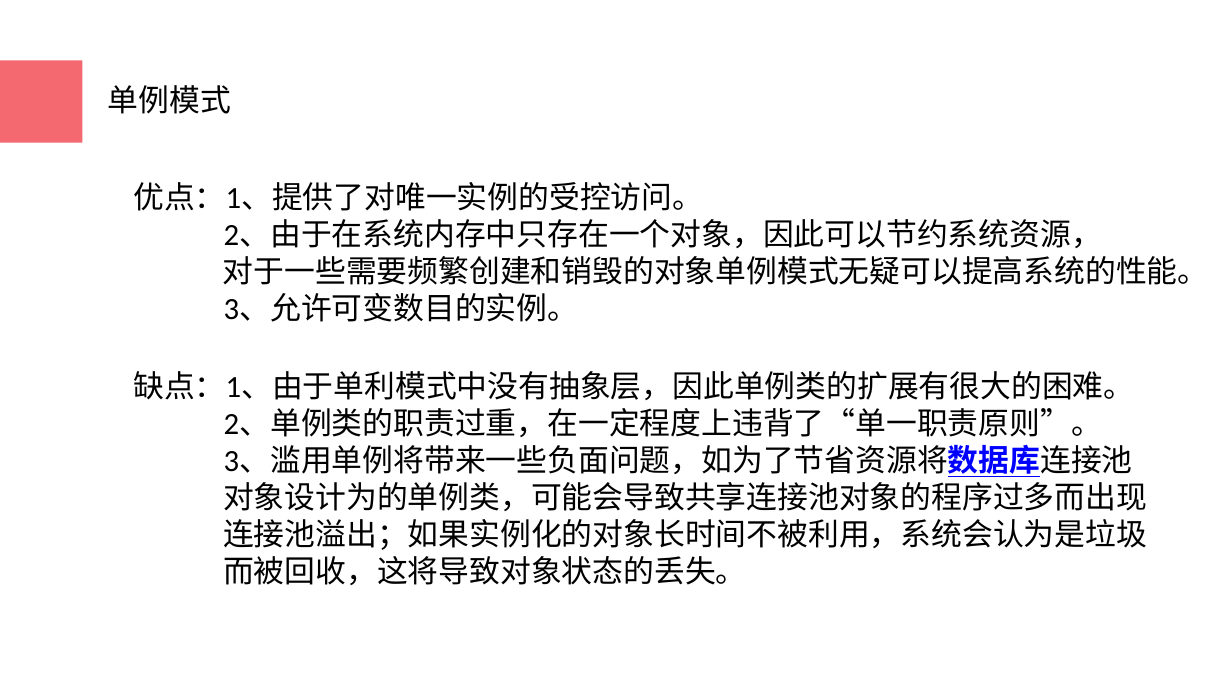
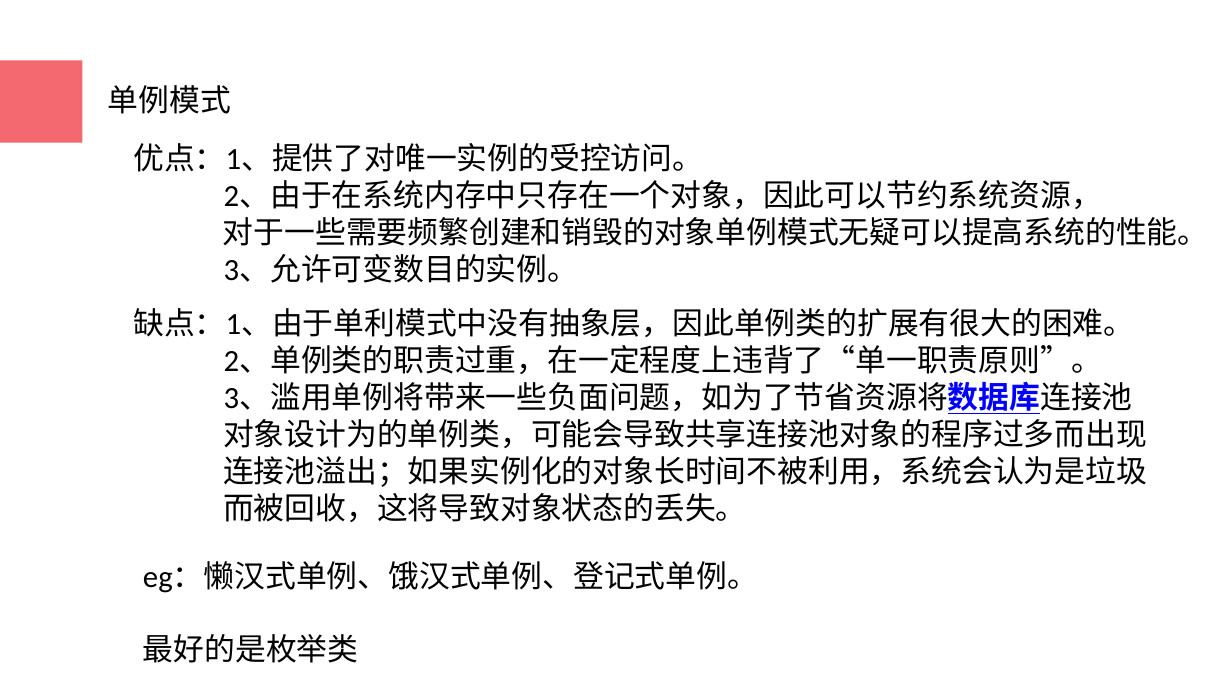
Before and after one commit to XpreeYU/design-mode, a slide deck: slide 7 of design mode.pptx (slide 6 before the commit). Drawn at 1232x693 pixels with LibreOffice and Linux fonts; fonts in the diff are those of the drawing; background and template pictures are left out. Boxes give left, top, right and bottom in pixels: in the first picture for what was removed or moved away, otherwise in the second. Text is boxed around its words. In the diff, an @@ line names an element or a change of style, - is before the commit and + after.

```diff
--- a/design mode.pptx
+++ b/design mode.pptx
@@ text "优点：1、提供了对唯一实例的受控访问。": place and size @@
-text "优点：1、提供了对唯一实例的受控访问。" at [133, 182, 1209, 322]
+text "优点：1、提供了对唯一实例的受控访问。" at [133, 143, 1209, 283]
@@ text "缺点：1、由于单利模式中没有抽象层，因此单例类的扩展有很大的困难。": place and size @@
-text "缺点：1、由于单利模式中没有抽象层，因此单例类的扩展有很大的困难。" at [133, 371, 1147, 585]
+text "缺点：1、由于单利模式中没有抽象层，因此单例类的扩展有很大的困难。" at [133, 308, 1147, 522]
@@ text added at [143, 561, 758, 663], 18 pt, text #000000 @@
+eg：懒汉式单例、饿汉式单例、登记式单例。
+最好的是枚举类
```
Also in this commit, not shown: 6 other slides changed, 1 slide added, 1 slide removed.
